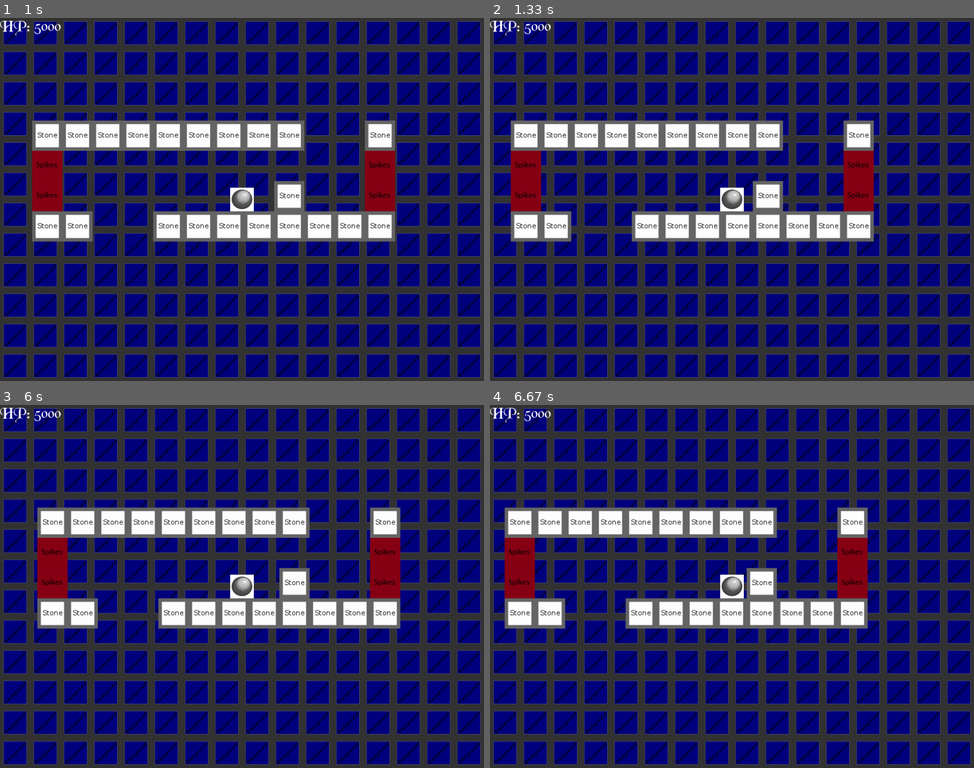
Above: before the commit, frames 1-4 (two rows, left to right).
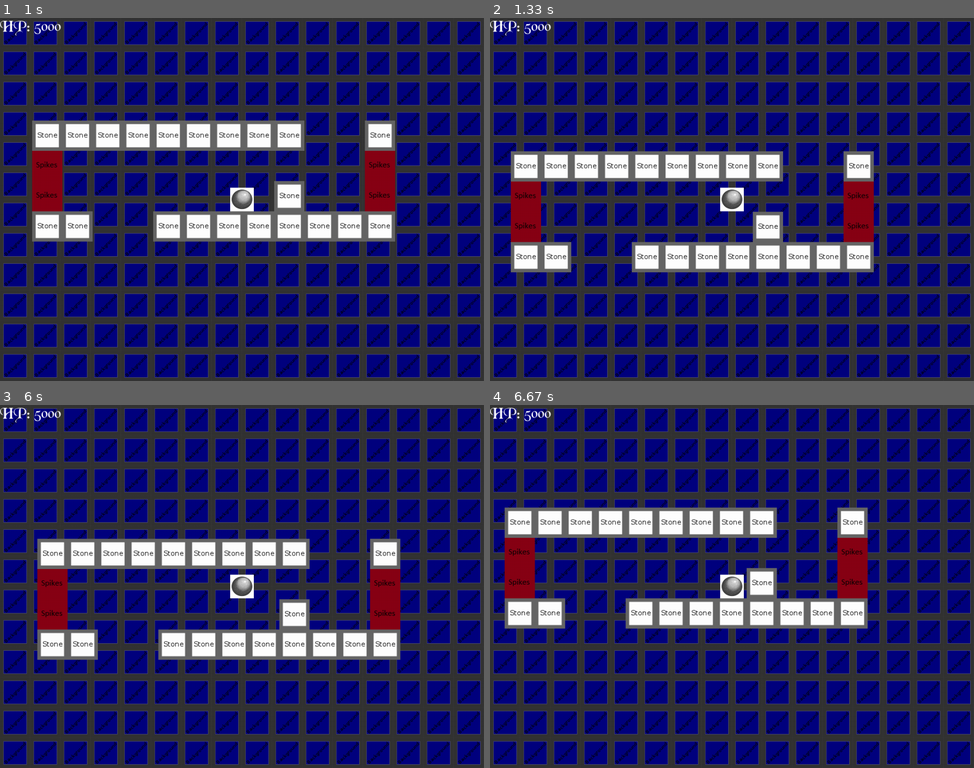
Above: after the commit, the same moments.

Repository: HallaSurvivor/mineEye
Game: pygame game, started from run.py
Same seed, same stepped clock (60 frames per second), same inputs: the game is played once before the commit and once after it.
Inputs:
- Up to frame 1 (1 s): tap Space at 0.33 s; hold Right from 0.67 s (still down)
- Up to frame 2 (1.33 s): release Right at 1.13 s; hold Up from 1.17 s (still down)
- Up to frame 3 (6 s): release Up at 1.47 s; hold Right 1.5-1.97 s; hold Left 2-2.53 s; hold Down 2.57-2.87 s; hold Left 2.9-3.3 s; hold Right 3.73-4.37 s; hold Left 4.8-5.27 s; hold Right 5.3-5.77 s; hold Up from 5.8 s (still down)
- Up to frame 4 (6.67 s): release Up at 6.1 s; hold Right 6.13-6.6 s; hold Left from 6.63 s (still down)

Frame 1 is identical in both runs. In frame 2, 21% of the frame differs, in the area x 4-80%, y 28-71%; in frame 3, 21%, in the area x 7-83%, y 28-71%; in frame 4, nothing differs.

Commit message:
Made jumping a thing. added Hero.jumping variable changed how gravity is calculated changed how InGame() handles y movement

Diff:
--- a/gamestates.py
+++ b/gamestates.py
@@ -132,11 +132,12 @@
 
         self.hero = Hero()
         self.all_sprites_list.add(self.hero)
+
         self.start_time = datetime.datetime.now()
+
         self.world = None
         self.generate_world()
-
-        self.world.change_gravity(0, -3)
+        self.hero.world = self.world
 
         self.timer = timer
 
@@ -191,9 +192,11 @@
                 elif event.key == config.RIGHT:
                     self.world.changespeed(-3, 0)
                 elif event.key == config.UP:
-                    self.world.changespeed(0, 3)
+                    if not self.hero.jumping:
+                        self.world.changespeed(0, 12)
+                        self.hero.jumping = True
                 elif event.key == config.DOWN:
-                    self.world.changespeed(0, -3)
+                    pass
                 # Quit to TitleScreen (eventually pause menu) if the user presses escape
                 elif event.key == config.PAUSE:
                     self.manager.go_to(TitleScreen())
@@ -205,9 +208,9 @@
                 elif event.key == config.RIGHT:
                     self.world.changespeed(3, 0)
                 elif event.key == config.UP:
-                    self.world.changespeed(0, -3)
+                    pass
                 elif event.key == config.DOWN:
-                    self.world.changespeed(0, 3)
+                    pass
 
     def die(self):
         self.manager.go_to(DeathScreen())
--- a/hero.py
+++ b/hero.py
@@ -16,8 +16,7 @@
 
     self.hp is the Health remaining for the Hero.
 
-    self.change_x is the Hero's movement speed in the x direction
-    self.change_y is the Hero's movement speed in the y direction
+    self.world is the world in which the hero is placed
 
     self.rect is the Hero's bounding box
         .rect.y is the box's top left corner's y position
@@ -33,10 +32,11 @@
 
         self.image = h.load('herosprite.png')
 
+        self.world = None
+
         self.hp = 5000
 
-        self.change_x = 0
-        self.change_y = 0
+        self.jumping = False
 
         self.rect = self.image.get_rect()
         self.rect.center = constants.CENTER
--- a/rooms.py
+++ b/rooms.py
@@ -20,6 +20,7 @@
         :param x: Int representing the x position of the wall's top left corner
         :param y: Int representing the y position of the wall's top left corner
         :param image: a pygame surface associated with the wall's texture
+        :param damage_player: Boolean. True if touching the wall hurts the player
         """
         super().__init__()
 
@@ -94,7 +95,7 @@
 
     def __init__(self):
         """
-        Set the blocklist and enemylist to be sprite groups, and the backgorund to be a surface.
+        Set the blocklist and enemylist to be sprite groups, and the background to be a surface.
 
         room_array is a list of strings that will be rendered into the room
         """
@@ -106,8 +107,8 @@
         self.xspeed = 0
         self.yspeed = 0
 
-        self.xgravity = 0
-        self.ygravity = 0
+        self.base_y_gravity = -3
+        self.gravity_acceleration = -1
 
         self.room_array = None
 
@@ -115,7 +116,7 @@
 
     def move_world(self, hero, x, y):
         """
-        Move all of the blocks based on user input,
+        Move all of the blocks by x and y,
         Check for collisions.
         :param hero: An instance of the Hero class that walls can collide with.
         :param x: The Int of how far to shift the world's x
@@ -157,6 +158,8 @@
                 block.rect.bottom = hero.rect.top
             elif y < 0:
                 block.rect.top = hero.rect.bottom
+                self.yspeed = 0
+                hero.jumping = False
             y_pos_change = block.rect.y - old_y_pos
 
             # Shift the rest of the room to stay in line with the block that collided
@@ -168,14 +171,15 @@
             if block.damage_player:
                 hero.damage(5)
 
-    def change_gravity(self, changex, changey):
+    def calc_gravity(self):
         """
         Change self.xgravity and self.ygravity to change the world's gravity.
-        :param changex: the Int amount by which to change self.xgravity
-        :param changey: the Int amount by which to change self.ygravity
-        """
-        self.xgravity += changex
-        self.ygravity += changey
+        """
+        #TODO Make this work for x-gravity as well, (generalize more)
+        if self.yspeed == 0:
+            self.yspeed = self.base_y_gravity
+        else:
+            self.yspeed += self.gravity_acceleration
 
     def update(self, hero):
         """
@@ -183,12 +187,11 @@
         Update all of the enemies.
         :param hero: An instance of the Hero class to pass to self.move_world()
         """
+        # Calculate the effect of gravity
+        self.calc_gravity()
 
         # Control the world via user input
         self.move_world(hero, self.xspeed, self.yspeed)
-
-        # Move the world due to gravity
-        self.move_world(hero, self.xgravity, self.ygravity)
 
         # Update all the blocks in the room
         self.block_list.update()
